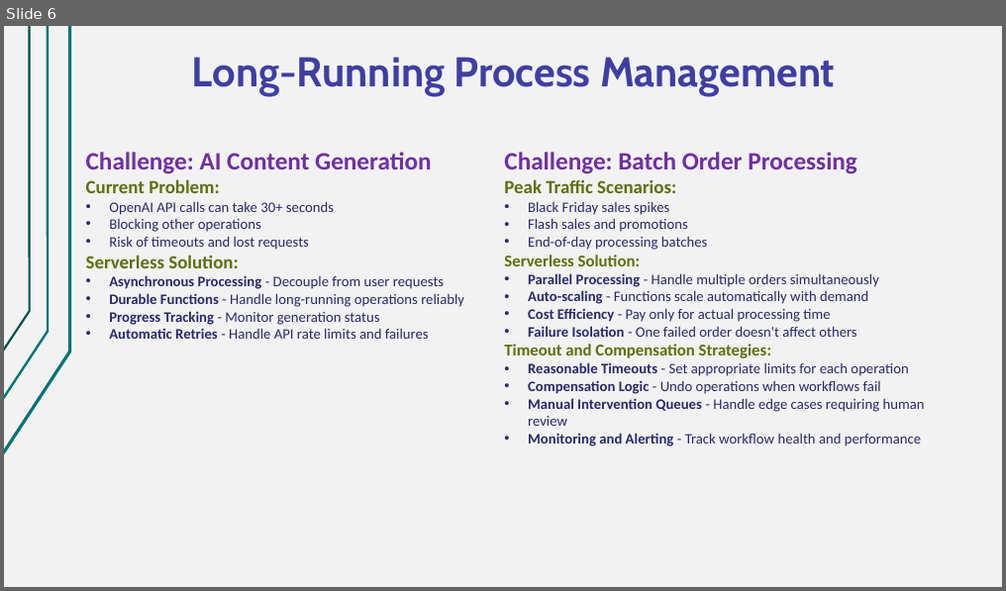
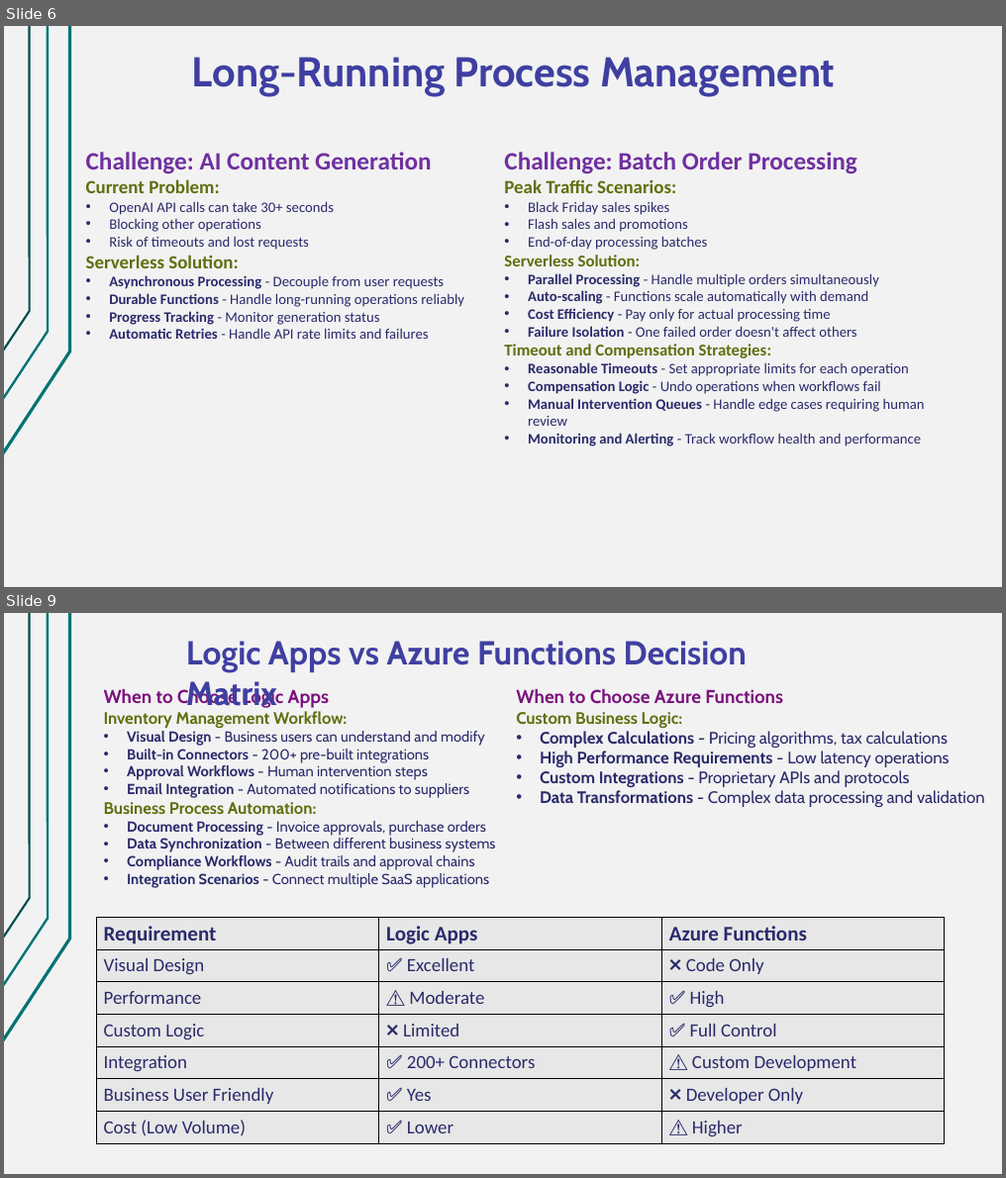
Before and after one commit to Nikolai-Semko/CST8917_Final_Oral_Exam, a slide deck: CST8917_Final_Oral_Exam_Presentation.pptx. Shown one above the other, each under a label of ours: slide 6 before the commit, slides 6 and 9 after it; the slides between them are not shown. The pictures are 1006x591 and 1006x1178 pixels, drawn with LibreOffice and Linux fonts; fonts in the diff are those of the drawing. Boxes give left, top, right and bottom in pixels: in the first picture for what was removed or moved away, otherwise in the second. Text is boxed around its words. In the diff, an @@ line names an element or a change of style, - is before the commit and + after.

```diff
--- a/CST8917_Final_Oral_Exam_Presentation.pptx
+++ b/CST8917_Final_Oral_Exam_Presentation.pptx
@@ slide 9 added at (4,613,1002,1174), background #F2F2F2; not listed: 3 template elements that a slide beside it also shows @@
@@ text added at (186,641,746,713), 32 pt, text #3F3FA2, bold @@
+Logic Apps vs Azure Functions Decision Matrix
@@ text added at (104,688,496,888), 14 pt, text #2A2A6C @@
+When to Choose Logic Apps
+Inventory Management Workflow:
+• Visual Design - Business users can understand and modify
+• Built-in Connectors - 200+ pre-built integrations
+• Approval Workflows - Human intervention steps
+• Email Integration - Automated notifications to suppliers
+Business Process Automation:
+• Document Processing - Invoice approvals, purchase orders
+• Data Synchronization - Between different business systems
+• Compliance Workflows - Audit trails and approval chains
+• Integration Scenarios - Connect multiple SaaS applications
@@ text added at (516,689,985,807), 16 pt, text #2A2A6C, bold @@
+When to Choose Azure Functions
+Custom Business Logic:
+• Complex Calculations - Pricing algorithms, tax calculations
+• High Performance Requirements - Low latency operations
+• Custom Integrations - Proprietary APIs and protocols
+• Data Transformations - Complex data processing and validation
@@ table added at (96,917,945,1144), 7 rows, 3 columns @@
+Requirement | Logic Apps | Azure Functions
+Visual Design | ✅ Excellent | ❌ Code Only
+Performance | ⚠️ Moderate | ✅ High
+Custom Logic | ❌ Limited | ✅ Full Control
+Integration | ✅ 200+ Connectors | ⚠️ Custom Development
+Business User Friendly | ✅ Yes | ❌ Developer Only
+Cost (Low Volume) | ✅ Lower | ⚠️ Higher
```
Also in this commit, not shown: 5 other slides added, 5 slides removed, 1 other file.
